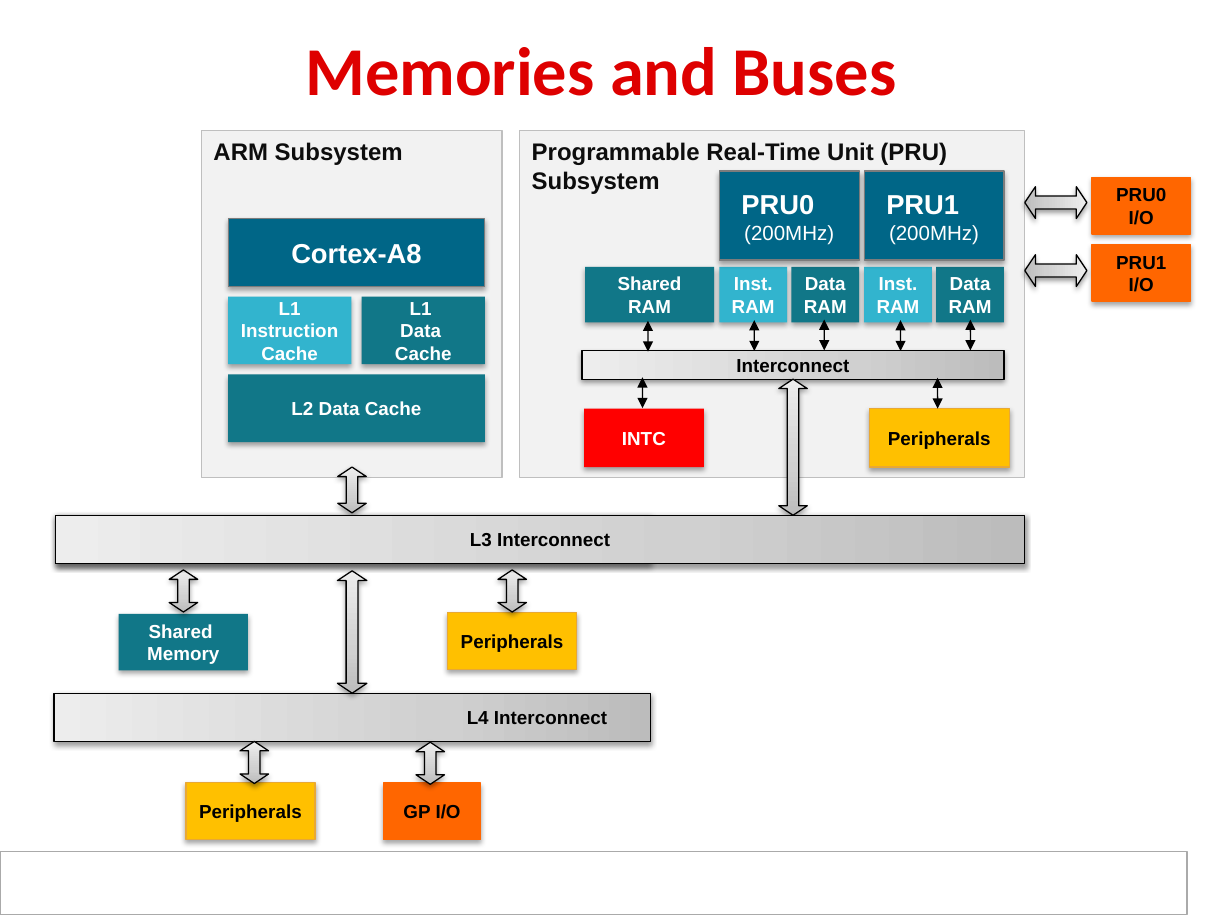
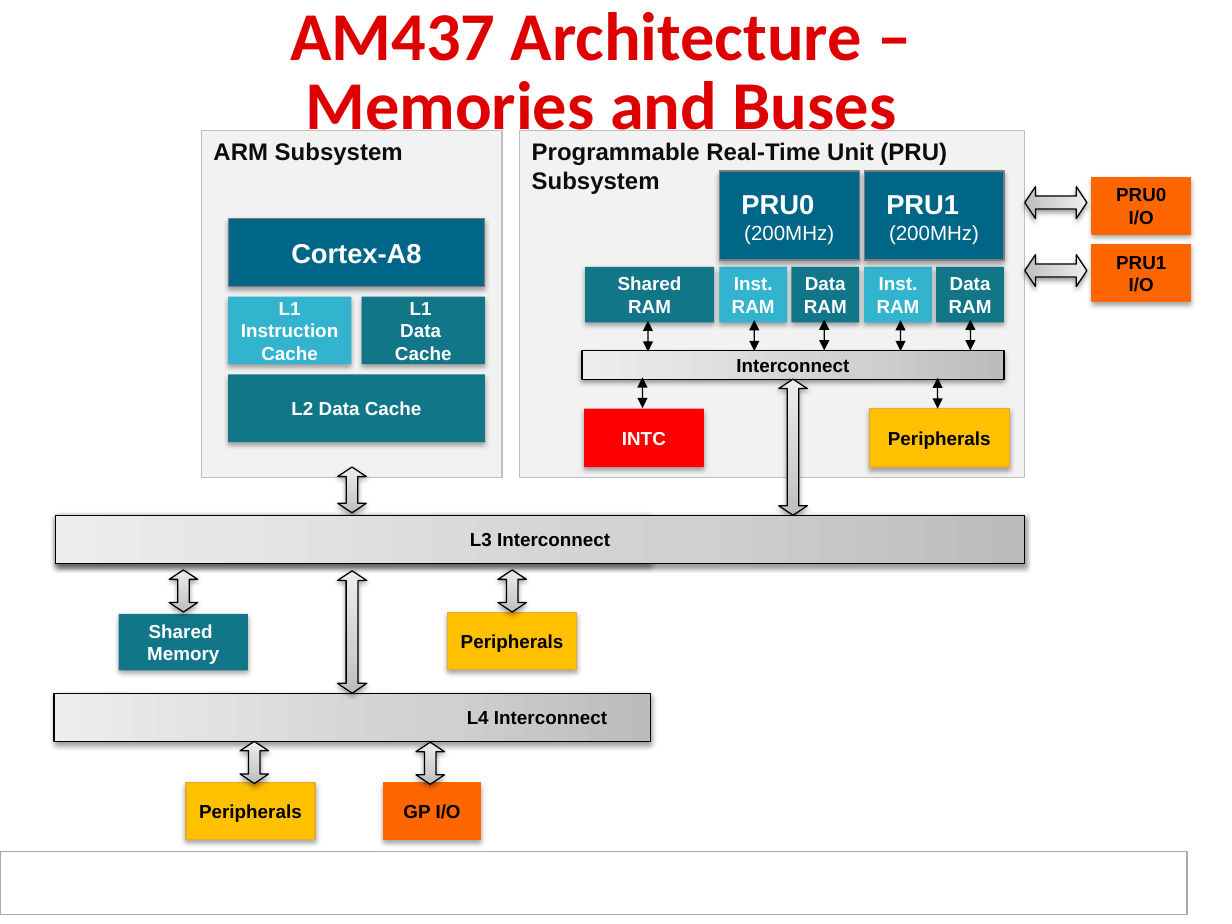
Before and after one commit to hari1989/keystone-workshop, a slide deck: slide 30 of preliminary/Working/presentations/Sitara/Ran_sitara_boot_camp_am437x_technical_overview_final.pptx. Drawn at 1232x924 pixels with LibreOffice and Linux fonts; fonts in the diff are those of the drawing; background and template pictures are left out. Boxes give left, top, right and bottom in pixels: in the first picture for what was removed or moved away, otherwise in the second. Text is boxed around its words. In the diff, an @@ line names an element or a change of style, - is before the commit and + after.

```diff
--- a/preliminary/Working/presentations/Sitara/Ran_sitara_boot_camp_am437x_technical_overview_final.pptx
+++ b/preliminary/Working/presentations/Sitara/Ran_sitara_boot_camp_am437x_technical_overview_final.pptx
@@ title at (290,12,897,146): text changed @@
-Memories and Buses
+AM437 Architecture –
+Memories and Buses
```
Also in this commit, not shown: 4 other slides changed.
